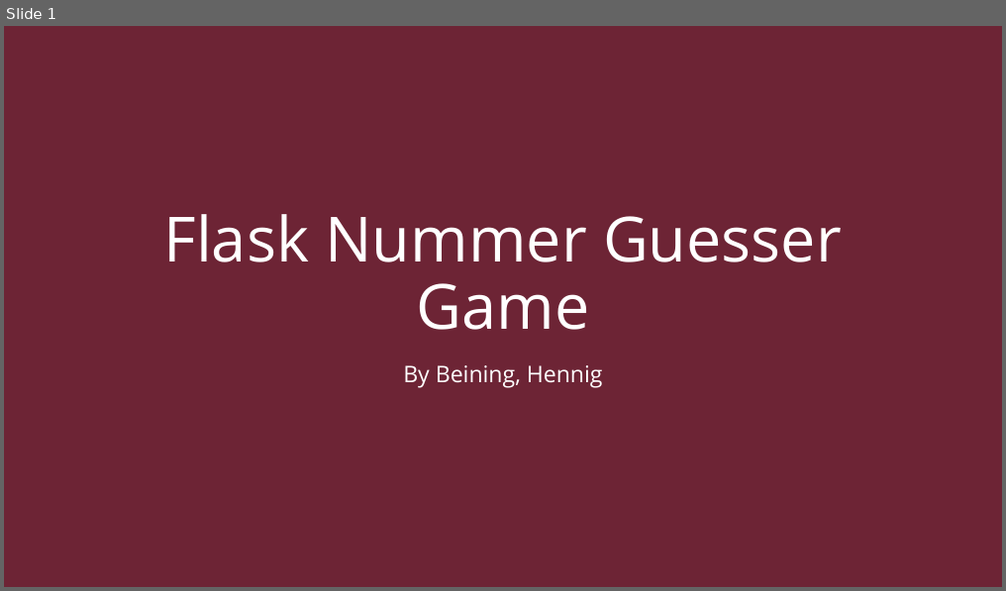
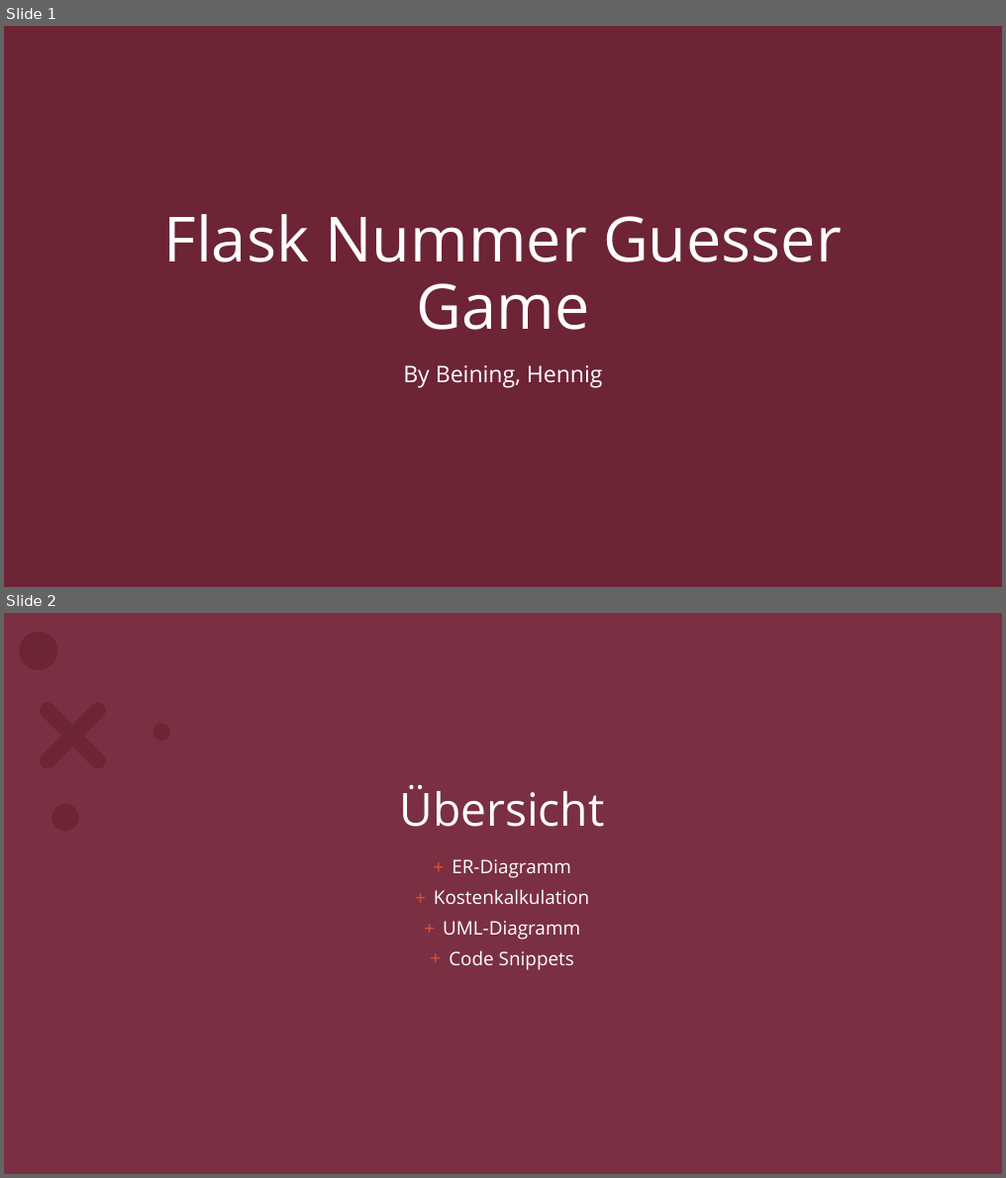
Before and after one commit to RCHennig/Bak-flaskNumberGame, a slide deck: flaskNumberGuesserGame Beining, Hennig.pptx. Shown one above the other, each under a label of ours: slide 1 before the commit, slides 1 and 2 after it. The pictures are 1006x591 and 1006x1178 pixels, drawn with LibreOffice and Linux fonts; fonts in the diff are those of the drawing; background and template pictures are left out; a plain dark background stands for a picture behind light text. Boxes give left, top, right and bottom in pixels: in the first picture for what was removed or moved away, otherwise in the second. Text is boxed around its words. In the diff, an @@ line names an element or a change of style, - is before the commit and + after.

Commit message:
changes to ppt and create db

```diff
--- a/flaskNumberGuesserGame Beining, Hennig.pptx
+++ b/flaskNumberGuesserGame Beining, Hennig.pptx
@@ slide 2 added at <box>4,613,1002,1174</box>, background picture (left out); not listed: 6 template elements that a slide beside it also shows @@
@@ rectangle added at <box>4,613,1002,1174</box>, fill #FFFFFF @@
@@ rectangle added at <box>4,613,1002,1174</box>, fill #FFFFFF at 10% opacity @@
@@ rectangle added at <box>4,613,1002,1174</box>, fill #D21A45 at 40% opacity @@
@@ title added at <box>400,784,605,827</box>, 44 pt, text #FFFFFF @@
+Übersicht
@@ group added at <box>11,632,171,831</box>: 3 ellipses, 1 freeform shape @@
@@ text added at <box>434,860,589,970</box>, 18 pt, text #FFFFFF @@
++ ER-Diagramm
++ Kostenkalkulation
++ UML-Diagramm
++ Code Snippets
```
Also in this commit, not shown: 3 other slides added, 1 slide removed, 3 other files.
